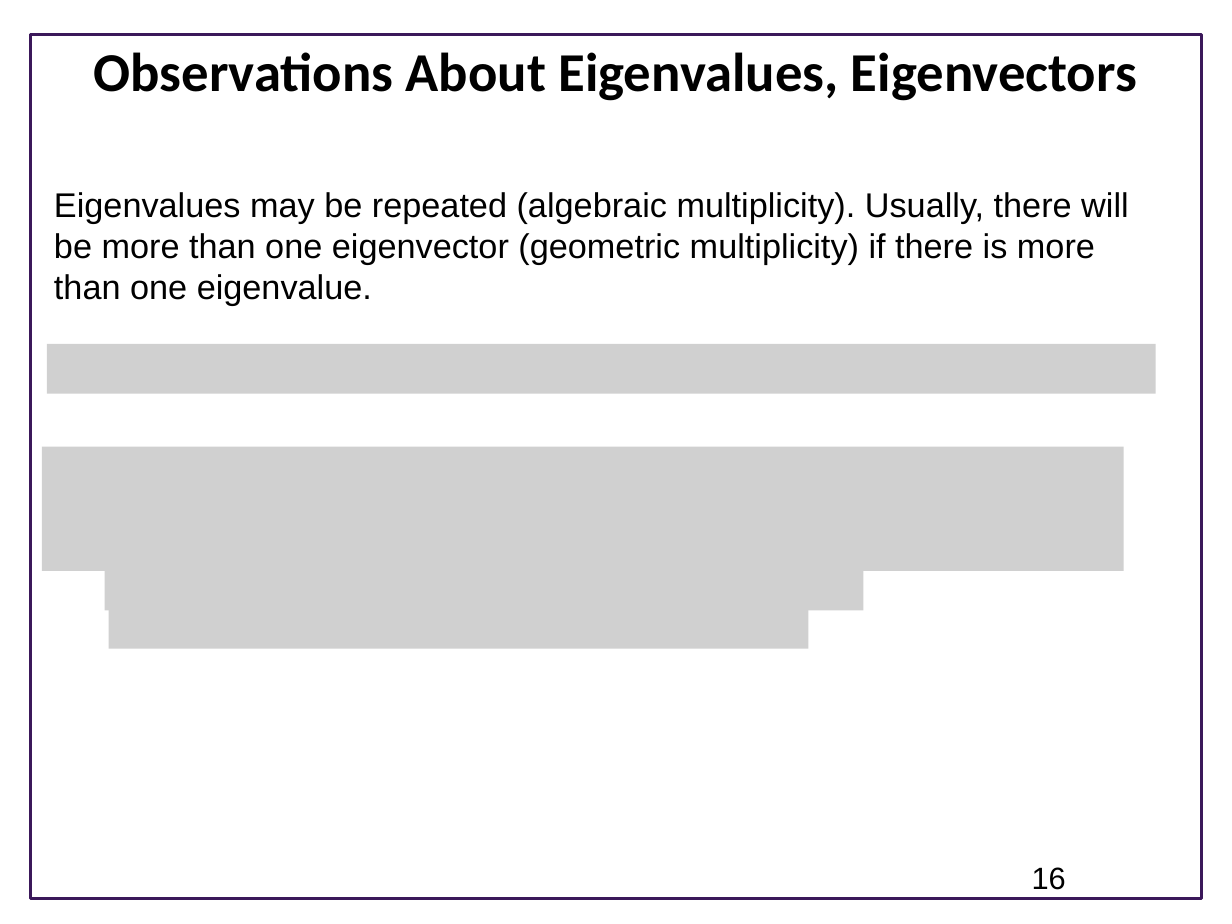
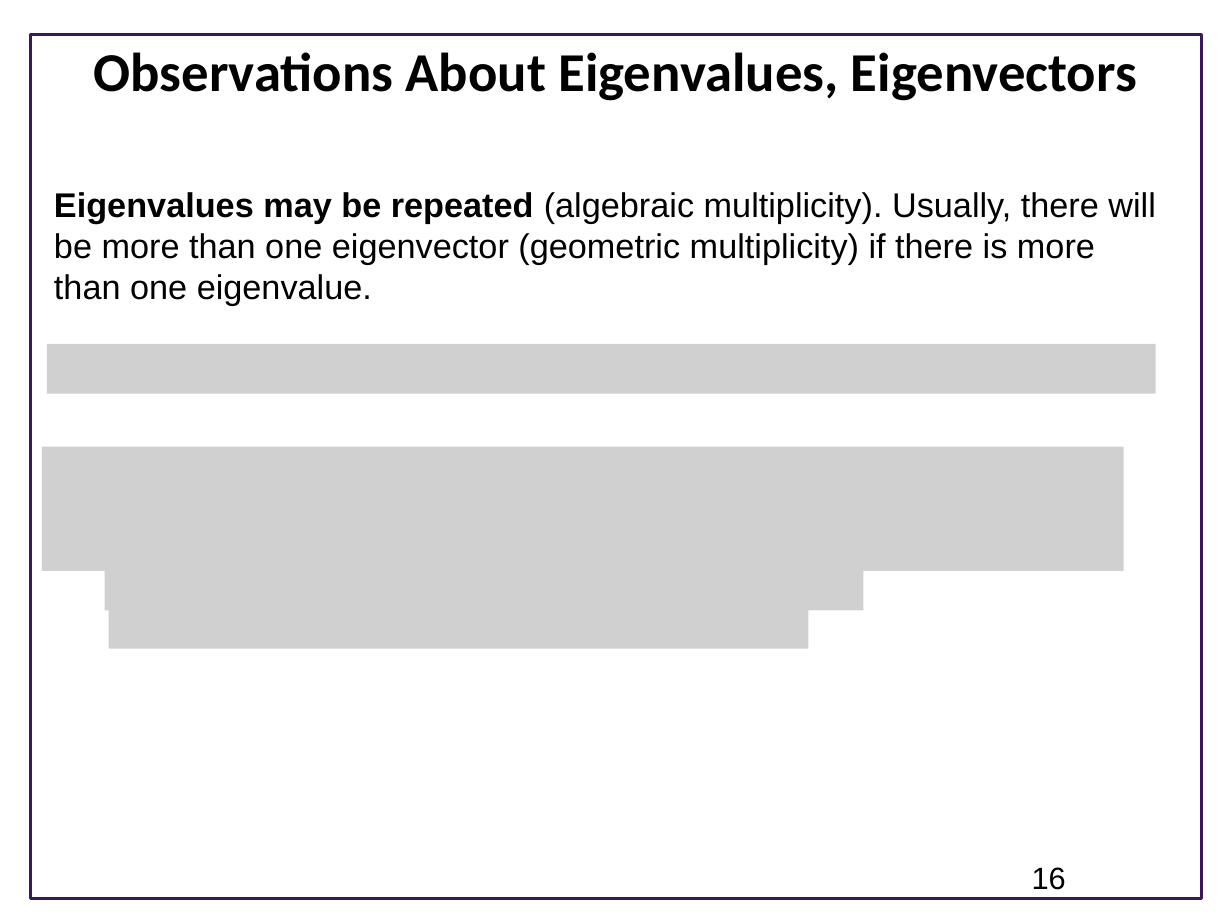
Before and after one commit to joseph-hellerstein/advanced-controls-lectures, a slide deck: slide 16 of Lecture_4-Geometric-Linear-Algebra/Geometric-Linear-Algebra.pptx. Drawn at 1232x924 pixels with LibreOffice and Linux fonts; fonts in the diff are those of the drawing; grey boxes stand for pictures; background and template pictures are left out. Boxes give left, top, right and bottom in pixels: in the first picture for what was removed or moved away, otherwise in the second. Text is boxed around its words. In the diff, an @@ line names an element or a change of style, - is before the commit and + after.

```diff
--- a/Lecture_4-Geometric-Linear-Algebra/Geometric-Linear-Algebra.pptx
+++ b/Lecture_4-Geometric-Linear-Algebra/Geometric-Linear-Algebra.pptx
@@ text "Eigenvalues may be repeated (algebraic ..." at [54, 192, 1156, 306]: bold on in "Eigenvalues may be repeated" @@
```
Also in this commit, not shown: 7 other slides changed, 3 slides added, 9 slides removed.
